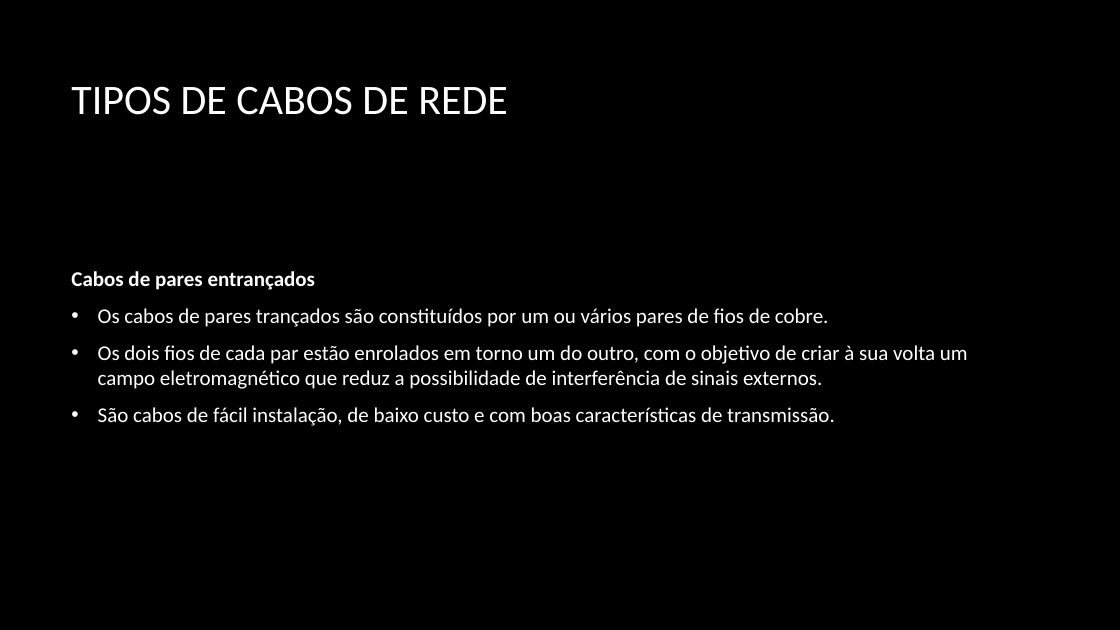
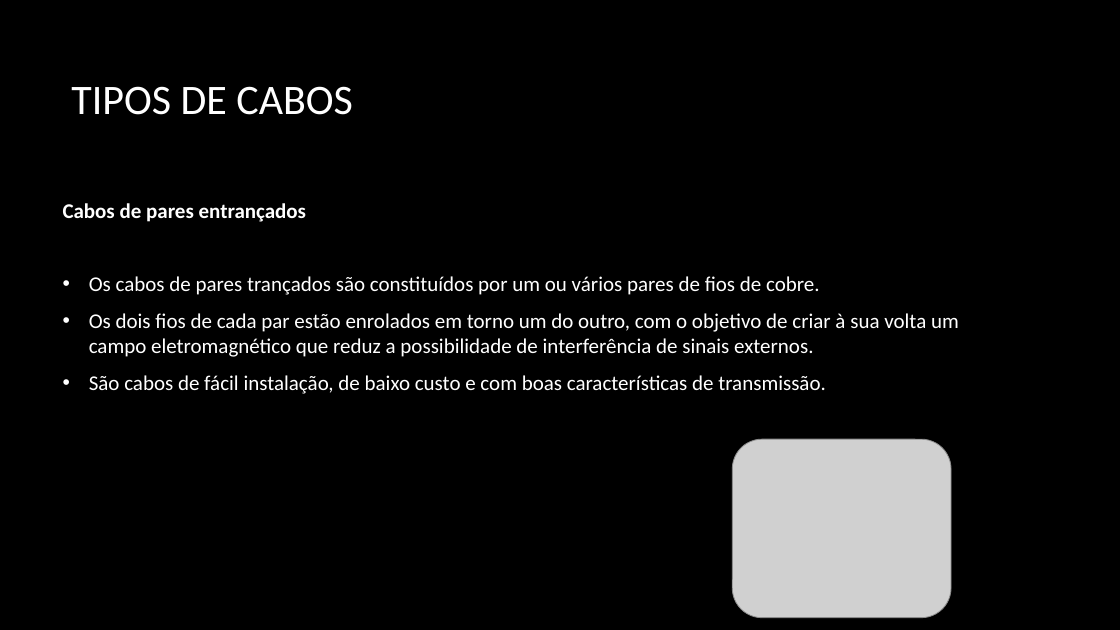
Before and after one commit to RosaFernandes/RosaFernandes, a slide deck: slide 3 of Trabalho pratico.pptx (slide 2 before the commit). Drawn at 1120x630 pixels with LibreOffice and Linux fonts; fonts in the diff are those of the drawing; grey boxes stand for pictures; background and template pictures are left out. Boxes give left, top, right and bottom in pixels: in the first picture for what was removed or moved away, otherwise in the second. Text is boxed around its words. In the diff, an @@ line names an element or a change of style, - is before the commit and + after.

```diff
--- a/Trabalho pratico.pptx
+++ b/Trabalho pratico.pptx
@@ title at (x1=71, y1=86, x2=353, y2=115): text changed @@
-TIPOS DE CABOS DE REDE
+TIPOS DE CABOS
@@ text "Cabos de pares entrançados" rewrapped from (x1=71, y1=271, x2=968, y2=426) to (x1=63, y1=203, x2=959, y2=394) @@
@@ picture added at (x1=733, y1=439, x2=951, y2=618) @@
```
Also in this commit, not shown: 2 other slides changed, 15 slides added, 1 other file.
